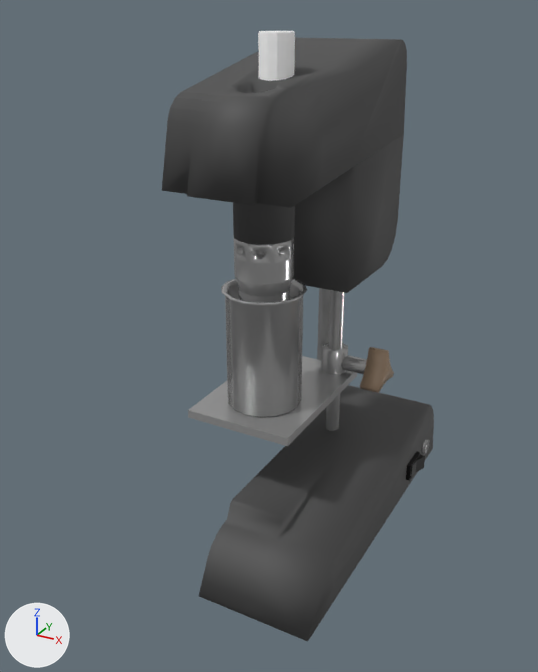
Two versions of the glTF model resources/models/viscosimeter_model.glb, one commit apart.
Before and after are seen from a 50 mm lens placed at (1.8, -3.4, 1.94), pointed at (-0.05, -0.05, 0.26). Arrows for +X, +Y and +Z are at lower left; the lights stay in place. Where no turn or scale is listed for an object, it has been applied to the vertices. Vertices at the same position are counted once.
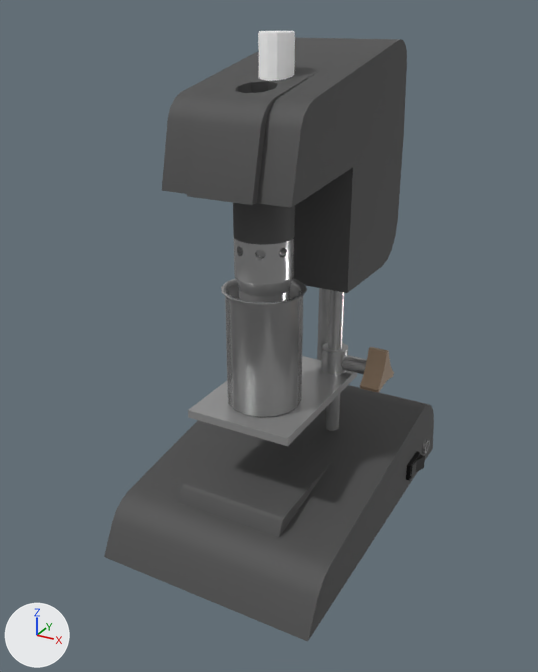
Edits to the scene script, one JSON object a line:
```json
{"block": "me_cube_001", "where": "# used by ob_cube; location = (0.0, 0.1, -0.506)"}
{"op": "remove", "block": "me_cube_001", "code": "me_cube_001.from_pydata(...)  # 51 vertices, 82 faces; spans x 0.0..0.64, y -1.0..1.0, z -0.39..0.09"}
{"op": "add", "block": "me_cube_001", "code": "me_cube_001.from_pydata(...)  # 84 vertices, 164 faces; spans x -0.64..0.64, y -1.0..1.0, z -0.39..0.09"}
{"block": "me_cube_001", "change": "me_cube_001 part 1"}
{"block": "me_cube_001", "change": "18 new vertices lie (-0.32, 0.0, 0.0) away from vertices in x 0.0, y -1.0..1.0, z -0.39..0.09"}
{"block": "me_cube_001", "change": "15 new vertices lie (-0.32, 0.0, 0.0) away from vertices in x -0.32, y -1.0..1.0, z -0.39..0.09"}
{"block": "me_cube_001", "change": "82 new faces join them"}
{"block": "me_cube_003", "where": "me_cube_003.from_pydata(...)  # 104 vertices, 204 faces; spans x -0.346..0.346, y -0.598..0.859, z -1.418..-0.779"}
{"block": "me_cube_003", "where": "# used by ob_cube_002; location = (0.0, 0.0, 2.565)"}
{"block": "me_cube_003", "change": "me_cube_003 part 2: 68 of the faces centred in x -0.346..0.346, y -0.559..-0.024, z -1.4..-0.94 are now shaded flat"}
```

Pixel boxes [x1, y1, x2, y2] of what changed, in the pictures (538 x 672 px):
```json
{"object": "Cube", "change": "reshaped", "before": [199, 385, 434, 641], "after": [104, 385, 434, 641], "on screen": "40% wider"}
{"part": 1, "of": "me_cube_001", "change": "added", "after": [104, 420, 285, 596]}
{"part": 2, "of": "me_cube_003", "change": "shading changed", "before": [195, 66, 355, 207], "after": [195, 66, 355, 207]}
```
